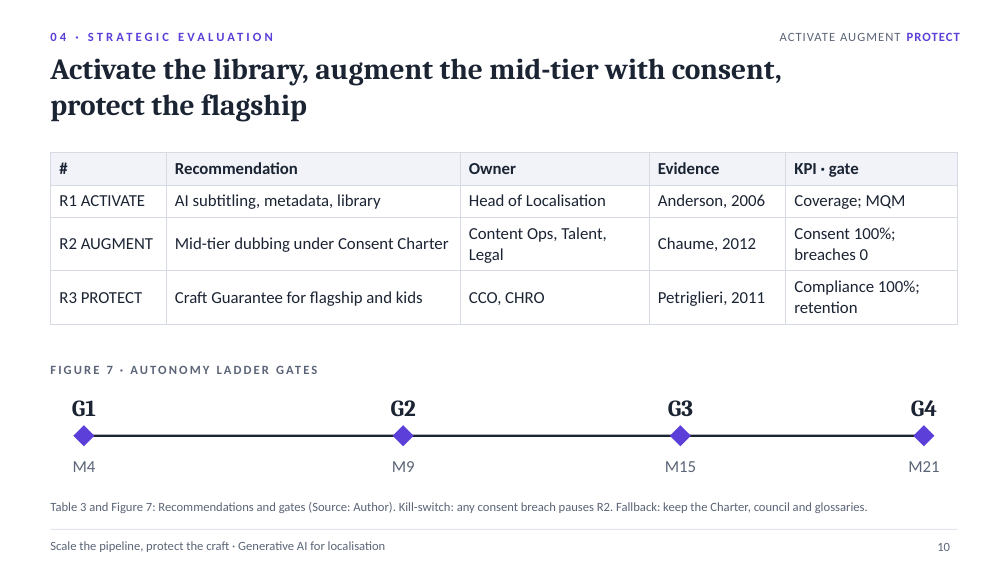
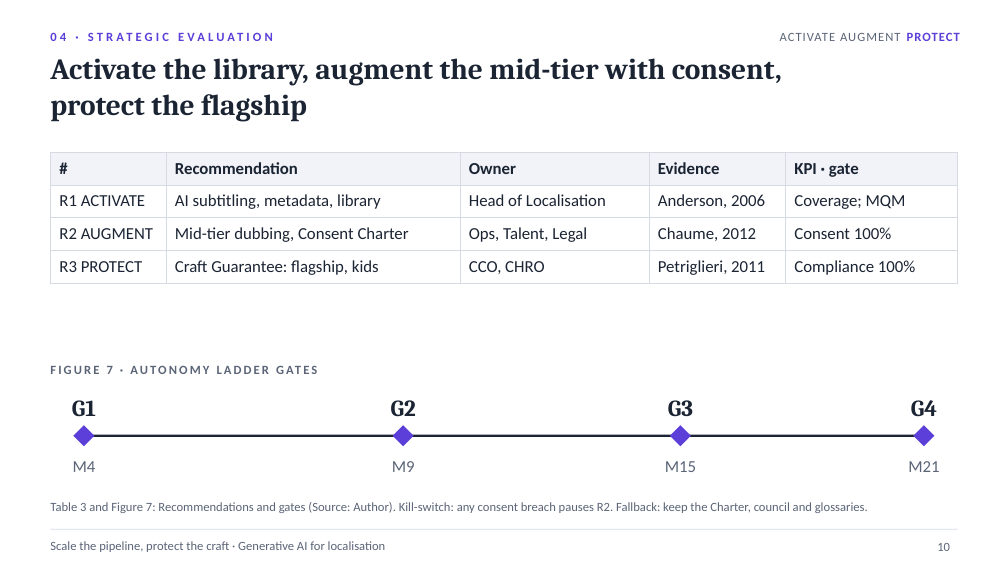
Before and after one commit to karanrg22-svg/skill, a slide deck: slide 10 of output/D_Academic_Localisation.pptx. Drawn at 1008x567 pixels with LibreOffice and Linux fonts; fonts in the diff are those of the drawing. Boxes give left, top, right and bottom in pixels: in the first picture for what was removed or moved away, otherwise in the second. Text is boxed around its words. In the diff, an @@ line names an element or a change of style, - is before the commit and + after.

```diff
--- a/output/D_Academic_Localisation.pptx
+++ b/output/D_Academic_Localisation.pptx
@@ table at (51,152,959,279) @@
-row 3: R2 AUGMENT | Mid-tier dubbing under Consent Charter | Content Ops, Talent, Legal | Chaume, 2012 | Consent 100%; breaches 0
+row 3: R2 AUGMENT | Mid-tier dubbing, Consent Charter | Ops, Talent, Legal | Chaume, 2012 | Consent 100%
-row 4, column 2: Craft Guarantee for flagship and kids
+row 4, column 2: Craft Guarantee: flagship, kids
-row 4, column 5: Compliance 100%; retention
+row 4, column 5: Compliance 100%
```
Also in this commit, not shown: 7 other slides changed, 1 other file.
